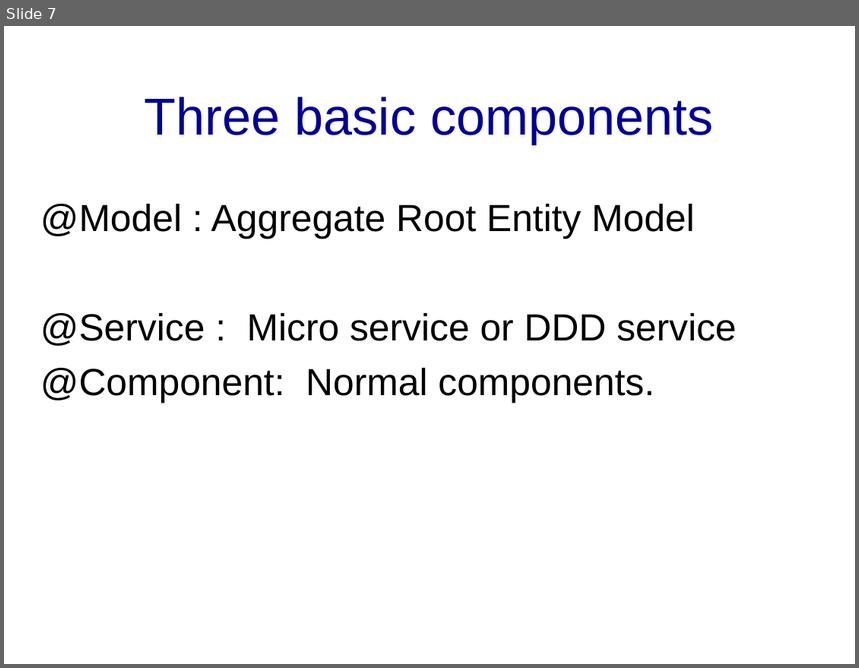
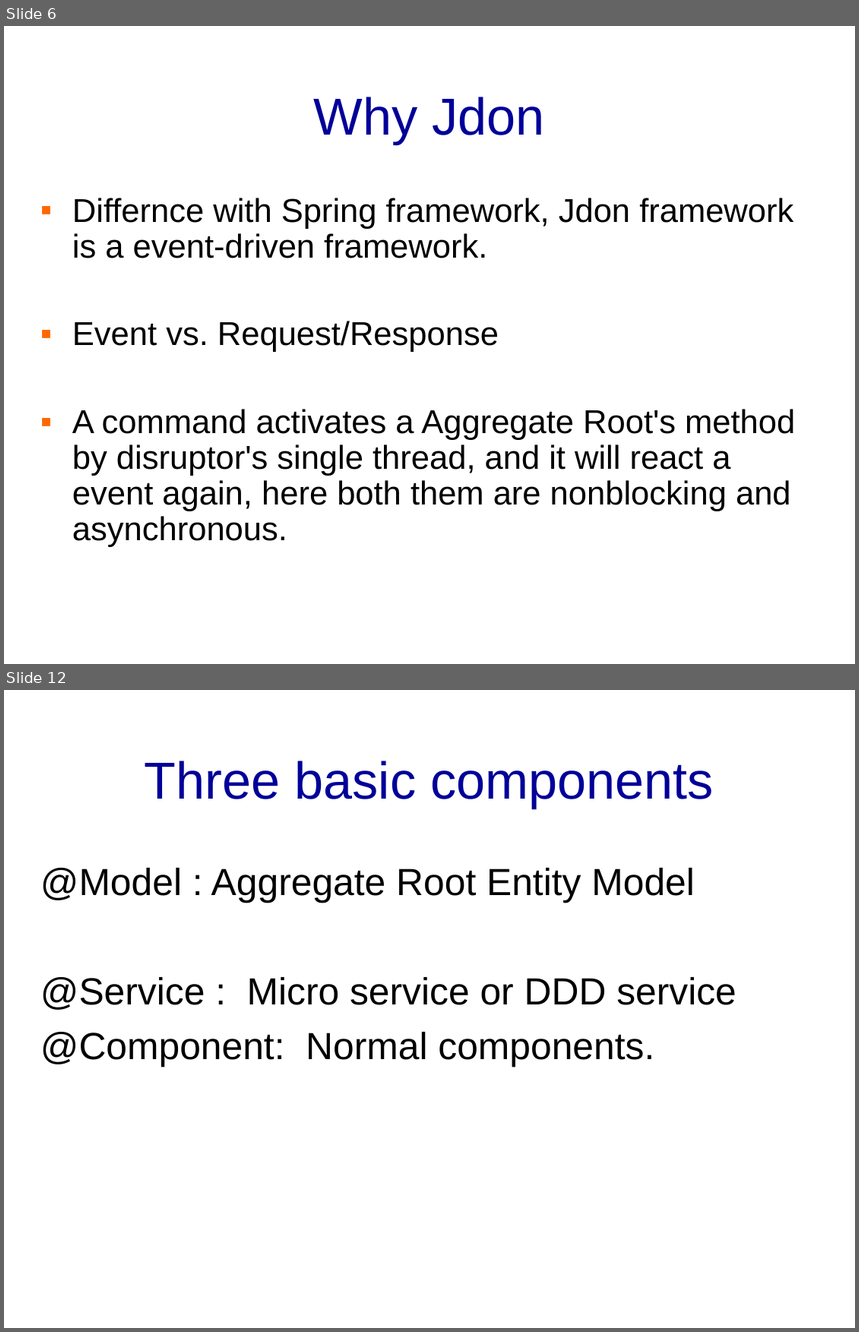
Before and after one commit to banq/jdonframework, a slide deck: doc/english/JdonFramework.ppt. Shown one above the other, each under a label of ours: slide 7 before the commit, slides 6 and 12 after it; the slides between them are not shown. The pictures are 859x668 and 859x1332 pixels, drawn with LibreOffice and Linux fonts; fonts in the diff are those of the drawing; background and template pictures are left out. Boxes give left, top, right and bottom in pixels: in the first picture for what was removed or moved away, otherwise in the second. Text is boxed around its words. In the diff, an @@ line names an element or a change of style, - is before the commit and + after.

```diff
--- a/doc/english/JdonFramework.ppt
+++ b/doc/english/JdonFramework.ppt
@@ slide 6 added at (4,26,855,664), background picture (left out) @@
@@ title added at (314,97,544,145), 44 pt, text #000099 @@
+Why Jdon
@@ text added at (72,198,795,547), 28 pt, text #000000 @@
+▪ Differnce with Spring framework, Jdon framework is a event-driven framework.
+▪ Event vs. Request/Response
+▪ A command activates a Aggregate Root's method by disruptor's single thread, and it will react a event again, here both them are nonblocking and asynchronous.
@@ what was slide 7 is now slide 12 @@
```
Also in this commit, not shown: 1 slide changed, 5 other slides added, 1 slide removed.
